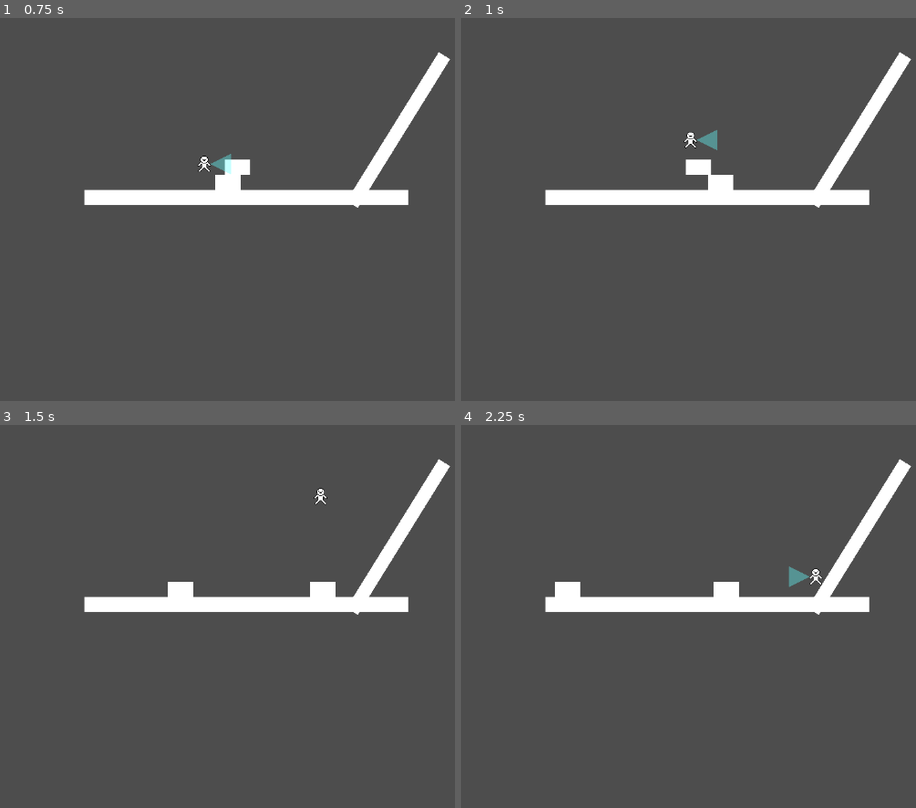
Above: before the commit, frames 1-4 (two rows, left to right).
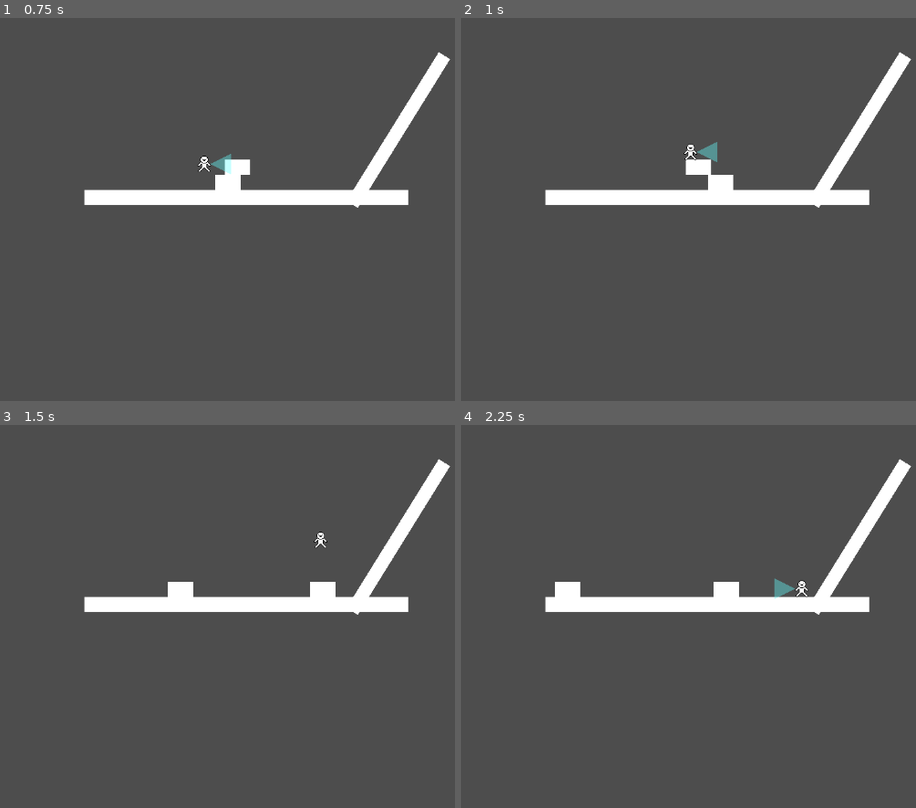
Above: after the commit, the same moments.

Repository: rafesholler/GMTK-2024
Game: Godot game, scene res://levels/test.tscn
Same seed, same stepped clock (60 frames per second), same inputs: the game is played once before the commit and once after it.
Inputs:
- Up to frame 1 (0.75 s): hold D (Right) from 0.53 s (still down); hold E (Enlarge) from 0.53 s (still down)
- Up to frame 2 (1 s): keep holding D (Right); keep holding E (Enlarge); tap Space (Jump) at 0.77 s
- Up to frame 3 (1.5 s): keep holding D (Right); release E (Enlarge) at 1.28 s; tap Q (Shrink) at 1.35 s
- Up to frame 4 (2.25 s): tap Space (Jump) at 1.52 s; release D (Right) at 2.03 s; hold A (Left) from 2.03 s (still down); hold E (Enlarge) from 2.03 s (still down)

Frame 1 is identical in both runs. In frame 2, 0.3% of the frame differs, in the area x 48-57%, y 29-38%; in frame 3, 0.1%; in frame 4, 0.4%, in the area x 68-80%, y 36-46%.

Commit message:
Improved jumping pt 2

Diff:
--- a/characters/player.gd
+++ b/characters/player.gd
@@ -2,7 +2,7 @@
 
 
 @export var SPEED = 300.0
-@export var JUMP_VEL = -400.0
+@export var JUMP_VEL = -300.0
 @export var ACCEL = 8.0
 @export var FRICT = 10.0
 @export var weight = 1
